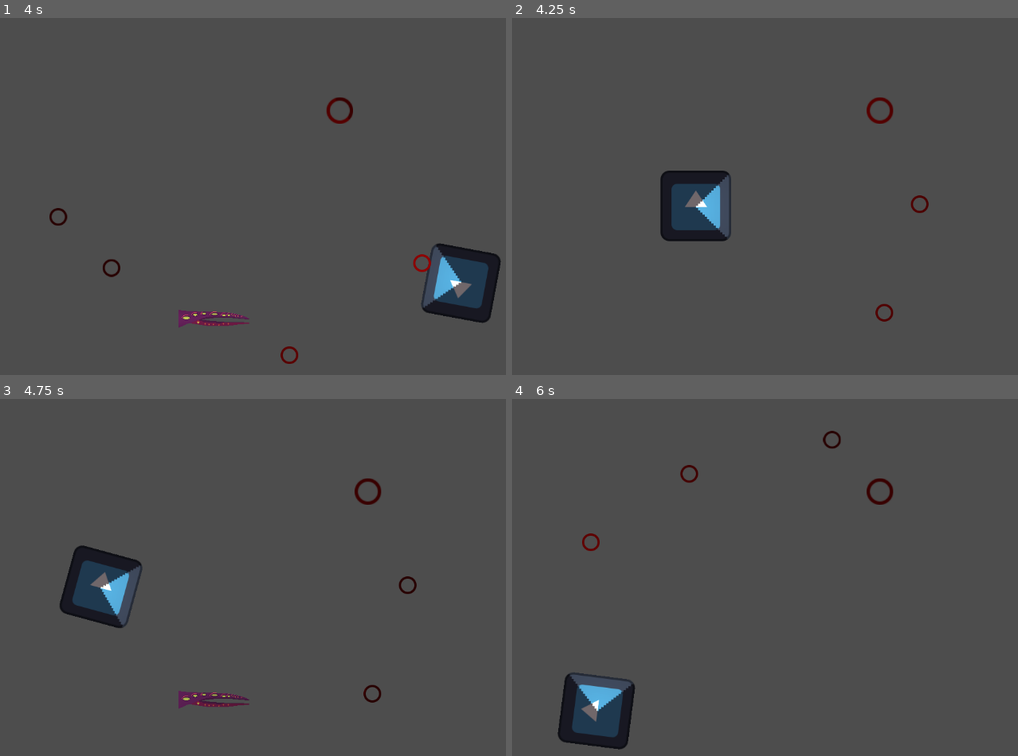
Above: before the commit, frames 1-4 (two rows, left to right).
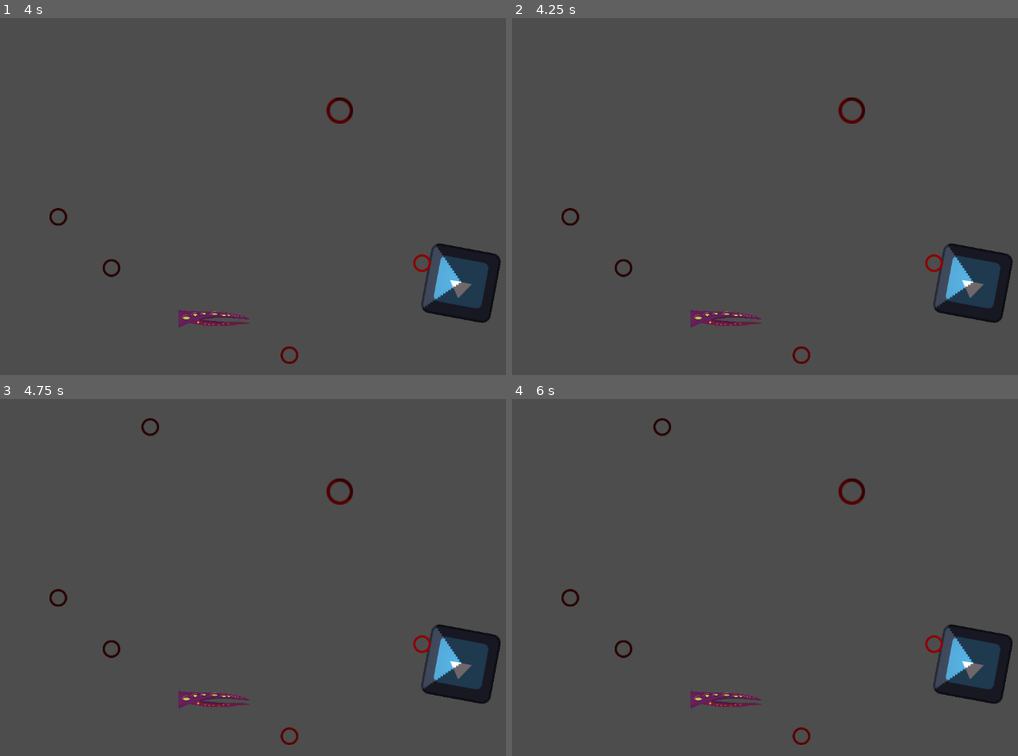
Above: after the commit, the same moments.

Repository: longhousedev/gamejam2024
Game: Godot game, scene res://Levels/TestLevel.tscn
Same seed, same stepped clock (60 frames per second), same inputs: the game is played once before the commit and once after it. This scene is started directly instead of the project's main scene. The engine's default icon, where the game draws it, is replaced by a stand-in: a white triangle on a blue panel in a dark square.
Inputs (mouse positions are in pixels of both pictures, inside the frame that each line leads up to):
- Up to frame 1 (4 s): tap Enter at 0.5 s; move the mouse to (344, 178) at 0.52 s; hold D (move_right) 0.53-1.28 s; right-click (344, 178) at 0.6 s; move the mouse to (80, 214) at 1.27 s; hold S (move_down) 1.28-2.03 s; tap Q (rotate_anticlock) at 1.35, 3.6 s; move the mouse to (268, 117) at 2.02 s; hold D (move_right) 2.03-2.78 s; tap E (rotate_clock) at 2.1 s; move the mouse to (172, 267) at 2.77 s; hold W (move_up) 2.78-3.53 s; right-click (172, 267) at 2.85 s; tap Space at 3.5 s; move the mouse to (394, 250) at 3.52 s; hold A (move_left) from 3.53 s (still down)
- Up to frame 2 (4.25 s): keep holding A (move_left)
- Up to frame 3 (4.75 s): keep holding A (move_left); move the mouse to (15, 523) at 4.27 s; tap E (rotate_clock) at 4.35 s
- Up to frame 4 (6 s): move the mouse to (749, 577) at 5.02 s; release A (move_left) at 5.03 s; hold S (move_down) 5.03-5.78 s; right-click (749, 577) at 5.1 s; move the mouse to (623, 488) at 5.77 s; hold D (move_right) from 5.78 s (still down); tap Q (rotate_anticlock) at 5.85 s

Frame 1 is identical in both runs. In frame 2, 6.0% of the frame differs, in the area x 9-100%, y 22-97%; in frame 3, 5.6%; in frame 4, 6.1%, in the area x 8-100%, y 5-99%.
Error after the commit: Invalid call. Nonexistent function 'player_died' in base 'Nil'. (res://Scripts/player_movement.gd:44)

Commit message:
Level loading setup

Diff:
--- /dev/null
+++ b/Scripts/GameManager.gd
@@ -0,0 +1,3 @@
+extends Node
+
+var gameStats:Stats
--- a/Scripts/RayCaster.gd
+++ b/Scripts/RayCaster.gd
@@ -31,8 +31,9 @@
 				result.set_visibility(true)
 	for y in previousCasts:
 		if !results.has(y):
-			if (y is Visible):
-				y.set_visibility(false);
+			if(!y == null):
+				if (y is Visible):
+					y.set_visibility(false);
 	previousCasts = results.duplicate();
 	rayCasts.clear();
 	results.clear();
--- a/Scripts/UI/play_game.gd
+++ b/Scripts/UI/play_game.gd
@@ -1,9 +1,7 @@
 extends Node
+@export var gameStats:Stats
 
-var next_scene = preload("res://Levels/TestLevel.tscn").instantiate()
-
+func _ready():
+	pass;
 func _on_pressed():
-	await get_tree().create_timer(0.5).timeout
-	# Removes the Main Menu from the SceneManager
-	get_parent().get_parent().queue_free()
-	get_tree().root.add_child(next_scene)
+	gameStats.start_game();
--- a/Scripts/game_stats.gd
+++ b/Scripts/game_stats.gd
@@ -2,10 +2,14 @@
 
 @export var mouse_enabled = false
 @export var deathcount = 0
-
+@export var currentLevel = 0;
+@export var mainMenu:Control
+@export var levels:Array[PackedScene]
+var level;
+var player;
 # Called when the node enters the scene tree for the first time.
 func _ready():
-	pass # Replace with function body.
+	GameManager.gameStats = self
 
 
 # Called every frame. 'delta' is the elapsed time since the previous frame.
@@ -17,3 +21,15 @@
 
 func player_died():
 	deathcount += 1
+	level.queue_free()
+	level = levels[currentLevel].instantiate();
+	get_tree().get_root().add_child(level);
+func start_game():
+	mainMenu.queue_free()
+	level = levels[currentLevel].instantiate();
+	get_tree().get_root().add_child(level)
+func next_level():
+	currentLevel+=1;
+	level.queue_free()
+	level = levels[currentLevel].instantiate()
+	get_tree().get_root().add_child(level);
--- a/Scripts/player_movement.gd
+++ b/Scripts/player_movement.gd
@@ -6,7 +6,9 @@
 @export var rayCaster:RayCaster
 
 var dead = false;
-
+var gameStats:Stats
+func _ready():
+	pass;
 func _physics_process(delta):
 
 	# Get rotation
@@ -39,4 +41,4 @@
 				dead = true
 				print("I hit an enemy!")
 				await get_tree().create_timer(1.0).timeout
-				get_tree().reload_current_scene()
+				GameManager.gameStats.player_died();
--- a/UI/scene_manager.tscn
+++ b/UI/scene_manager.tscn
@@ -1,10 +1,137 @@
-[gd_scene load_steps=3 format=3 uid="uid://cj8q0jxuuwda2"]
+[gd_scene load_steps=8 format=3 uid="uid://bmdfm6yxfepbf"]
 
-[ext_resource type="PackedScene" uid="uid://dn5st0udi0jh1" path="res://UI/main_menu.tscn" id="1_f5828"]
-[ext_resource type="PackedScene" uid="uid://f1amb0kd5qih" path="res://Objects/game_stats.tscn" id="1_m1vsw"]
+[ext_resource type="PackedScene" uid="uid://f1amb0kd5qih" path="res://Objects/game_stats.tscn" id="1_iimn1"]
+[ext_resource type="Script" path="res://Scripts/GameManager.gd" id="1_vj1v7"]
+[ext_resource type="Script" path="res://Scripts/UI/play_game.gd" id="2_hbyng"]
+[ext_resource type="Script" path="res://Scripts/UI/open_controls.gd" id="3_0y7fj"]
+[ext_resource type="Script" path="res://Scripts/UI/quit_game.gd" id="4_im24r"]
+[ext_resource type="Script" path="res://Scripts/UI/close_controls.gd" id="5_t08ud"]
+[ext_resource type="PackedScene" uid="uid://baqrpr0yg6pqr" path="res://Levels/TestLevel.tscn" id="6_chqkj"]
 
-[node name="SceneManager" type="Node2D"]
+[node name="Game" type="Node"]
+script = ExtResource("1_vj1v7")
 
-[node name="GameStats" parent="." instance=ExtResource("1_m1vsw")]
+[node name="MainMenu" type="Control" parent="."]
+layout_mode = 3
+anchors_preset = 15
+anchor_right = 1.0
+anchor_bottom = 1.0
+grow_horizontal = 2
+grow_vertical = 2
 
-[node name="MainMenu" parent="." instance=ExtResource("1_f5828")]
+[node name="VBoxContainer" type="VBoxContainer" parent="MainMenu"]
+layout_mode = 0
+offset_left = 359.0
+offset_top = 223.0
+offset_right = 449.0
+offset_bottom = 324.0
+scale = Vector2(2.29539, 2.29539)
+
+[node name="PlayButton" type="Button" parent="MainMenu/VBoxContainer" node_paths=PackedStringArray("gameStats")]
+layout_mode = 2
+text = "Play Game"
+script = ExtResource("2_hbyng")
+gameStats = NodePath("../../../GameStats")
+
+[node name="ControlsButton" type="Button" parent="MainMenu/VBoxContainer" node_paths=PackedStringArray("control_screen")]
+layout_mode = 2
+text = "Controls"
+script = ExtResource("3_0y7fj")
+control_screen = NodePath("../../ControlScreen")
+
+[node name="ExitButton3" type="Button" parent="MainMenu/VBoxContainer"]
+layout_mode = 2
+text = "Exit"
+script = ExtResource("4_im24r")
+
+[node name="Label" type="Label" parent="MainMenu"]
+layout_mode = 0
+offset_left = 293.0
+offset_top = 84.0
+offset_right = 400.0
+offset_bottom = 107.0
+scale = Vector2(3.01926, 3.01926)
+text = "GOOGLY EYES"
+horizontal_alignment = 1
+
+[node name="ControlScreen" type="Control" parent="MainMenu"]
+visible = false
+anchors_preset = 0
+offset_left = 910.0
+offset_top = 524.0
+offset_right = 950.0
+offset_bottom = 564.0
+
+[node name="ColorRect" type="ColorRect" parent="MainMenu/ControlScreen"]
+layout_mode = 0
+offset_left = -928.0
+offset_top = -526.0
+offset_right = -888.0
+offset_bottom = -486.0
+scale = Vector2(29.9134, 16.6839)
+color = Color(0.154876, 0.154876, 0.154876, 1)
+
+[node name="VBoxContainer" type="VBoxContainer" parent="MainMenu/ControlScreen"]
+layout_mode = 2
+offset_left = -871.0
+offset_top = -474.0
+offset_right = -276.0
+offset_bottom = -163.0
+scale = Vector2(1.76479, 1.76479)
+
+[node name="Title" type="Label" parent="MainMenu/ControlScreen/VBoxContainer"]
+layout_mode = 2
+text = "CONTROLS"
+horizontal_alignment = 1
+vertical_alignment = 1
+
+[node name="Narrative" type="Label" parent="MainMenu/ControlScreen/VBoxContainer"]
+layout_mode = 2
+text = "[INSERT NARRATIVE TEXT HERE.]
+[YOU ARE DEAD. NOT BIG SURPRISE.]
+[GET TO THE END WITHOUT BEING EATEN BY ELDRITCH ABOMINATIONS LOL.]"
+horizontal_alignment = 1
+vertical_alignment = 1
+
+[node name="Controls" type="Label" parent="MainMenu/ControlScreen/VBoxContainer"]
+layout_mode = 2
+text = "Movement:
+WASD / Arrow Keys
+Turn Anticlockwise (Keyboard):
+Q / Ctrl
+Turn Clockwise (Keyboard):
+E / Shift"
+horizontal_alignment = 1
+vertical_alignment = 1
+
+[node name="HBoxContainer" type="HBoxContainer" parent="MainMenu/ControlScreen/VBoxContainer"]
+layout_mode = 2
+alignment = 1
+
+[node name="Title" type="Label" parent="MainMenu/ControlScreen/VBoxContainer/HBoxContainer"]
+layout_mode = 2
+text = "Enable Mouse Cursor for
+turning instead of Keyboard:"
+vertical_alignment = 1
+
+[node name="CheckButton" type="CheckButton" parent="MainMenu/ControlScreen/VBoxContainer/HBoxContainer"]
+layout_mode = 2
+
+[node name="ControlsButton" type="Button" parent="MainMenu/ControlScreen"]
+layout_mode = 0
+offset_left = 71.0001
+offset_top = 46.0
+offset_right = 145.0
+offset_bottom = 77.0
+scale = Vector2(2.02536, 2.02536)
+text = "Close"
+script = ExtResource("5_t08ud")
+
+[node name="GameStats" parent="." node_paths=PackedStringArray("mainMenu") instance=ExtResource("1_iimn1")]
+mainMenu = NodePath("../MainMenu")
+levels = Array[PackedScene]([ExtResource("6_chqkj")])
+
+[connection signal="pressed" from="MainMenu/VBoxContainer/PlayButton" to="MainMenu/VBoxContainer/PlayButton" method="_on_pressed"]
+[connection signal="pressed" from="MainMenu/VBoxContainer/ControlsButton" to="MainMenu/VBoxContainer/ControlsButton" method="_on_pressed"]
+[connection signal="pressed" from="MainMenu/VBoxContainer/ExitButton3" to="MainMenu/VBoxContainer/ExitButton3" method="_on_pressed"]
+[connection signal="pressed" from="MainMenu/ControlScreen/ControlsButton" to="MainMenu/ControlScreen/ControlsButton" method="_on_pressed"]
--- a/project.godot
+++ b/project.godot
@@ -17,7 +17,7 @@
 
 [autoload]
 
-GameStats="*res://Objects/game_stats.tscn"
+GameManager="*res://Scripts/GameManager.gd"
 
 [input]
 
